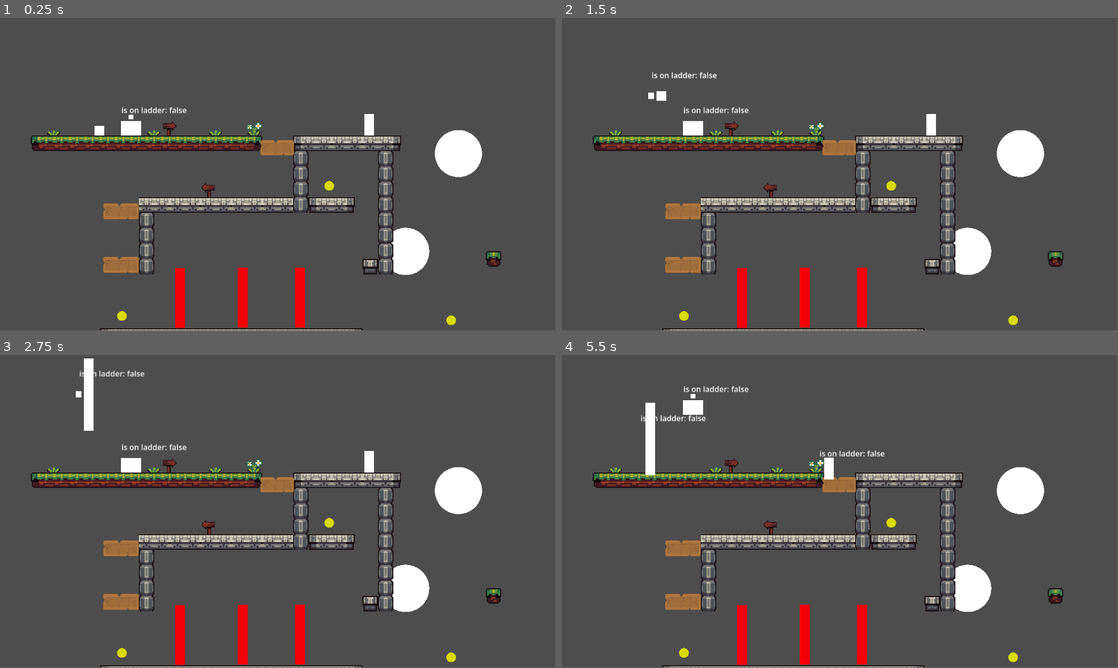
Above: before the commit, frames 1-4 (two rows, left to right).
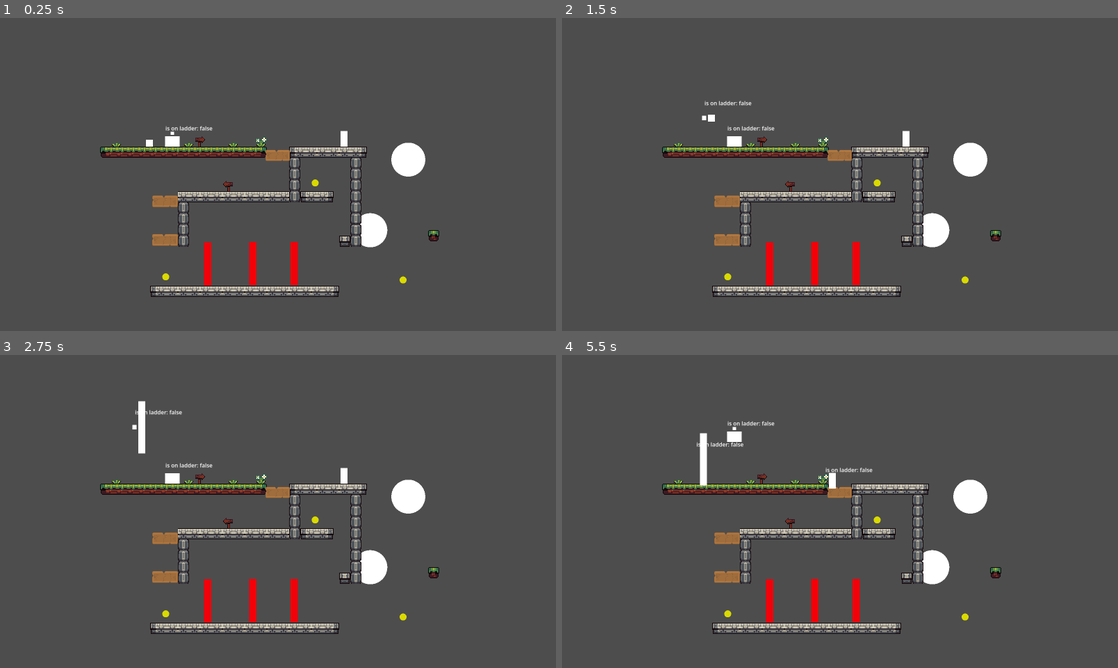
Above: after the commit, the same moments.

Repository: sighyuel/The-Cursed-Little-Pigs
Game: Godot game, scene res://test-stuff/levels/test-level.tscn
Two runs of this game, one before a commit and one after it. Both use one fixed random seed, a clock stepped at 60 frames per second and the inputs below.
Inputs:
- Up to frame 1 (0.25 s): no input
- Up to frame 2 (1.5 s): tap Enter at 0.5 s; hold C (Right Bumper) from 0.53 s (still down); tap Space (A) at 0.6 s; tap Up (ui_up) at 0.77 s; tap Z (B) at 0.8, 1.35 s
- Up to frame 3 (2.75 s): tap Up (ui_up) at 1.52 s; tap X (Y) at 1.55 s; tap Space (A) at 2, 2.3 s; release C (Right Bumper) at 2.03 s; hold Left (ui_left) from 2.03 s (still down); hold X (Y) from 2.03 s (still down)
- Up to frame 4 (5.5 s): release Left (ui_left) at 2.78 s; release X (Y) at 2.78 s; hold C (Right Bumper) 2.78-4.28 s; tap Space (A) at 2.85, 4.55, 5.1 s; tap Up (ui_up) at 3.02, 3.77, 4.52 s; tap Z (B) at 3.05, 3.6, 5.3 s; hold X (Y) 3.53-4.28 s; hold Left (ui_left) 4.28-5.03 s; tap X (Y) at 4.35 s; hold C (Right Bumper) from 5.03 s (still down)
In our replay, the window is 799x449 before the commit and 800x450 after it. These sizes can differ from the game's own. Grey fills any space a smaller window leaves; there, only what the larger window draws over its background counts as a difference.

The runs differ from the first frame. In frame 1, 16% of the frame differs, in the area x 5-91%, y 28-100%; in frame 2, 16%; in frame 3, 16%; in frame 4, 16%, in the area x 5-91%, y 9-100%.

Commit message:
Added boolean

Diff:
--- a/test-project/project.godot
+++ b/test-project/project.godot
@@ -23,6 +23,12 @@
 
 Global_Variables="*uid://c76uokgfhvm1j"
 GlobalSignals="*uid://dgk20kfm7c7ox"
+
+[display]
+
+window/size/viewport_width=1600
+window/size/viewport_height=900
+window/stretch/mode="viewport"
 
 [file_customization]
 
--- a/test-project/scripts/Classes/character_class.gd
+++ b/test-project/scripts/Classes/character_class.gd
@@ -37,6 +37,7 @@
 
 func _ready():
 	add_to_group("character")
+	_on_ladder = false
 
 func _process(_delta):
 	if Input.is_action_just_pressed("Right Bumper"):
--- a/test-project/test-stuff/levels/test-level.tscn
+++ b/test-project/test-stuff/levels/test-level.tscn
@@ -1983,7 +1983,7 @@
 
 [node name="Foreground" type="TileMapLayer" parent="TileMapLayers" unique_id=1674386277]
 texture_filter = 1
-tile_map_data = PackedByteArray("AADl//L/AAAJAAMAAADm//L/AAA …(4815 unchanged characters)… AAAAAAAQD1/+r/AQAAAAAAAgD1//D/AQAAAAAAAQA=")
+tile_map_data = PackedByteArray("AADl//L/AAAJAAMAAADm//L/AAA …(4815 unchanged characters)… AAAAAAAQD1/+r/AQAAAAAAAgD1//D/AQAAAAAAAQD5//D/AQAAAAAAAQD5/+//AQAAAAAAAQD5/+7/AQAAAAAAAQD5/+3/AQAAAAAAAQD5/+z/AQAAAAAAAQD5/+v/AQAAAAAAAQD5/+r/AQAAAAAAAgA=")
 tile_set = SubResource("TileSet_lvb6n")
 
 [node name="Spikes" parent="TileMapLayers" unique_id=639613534 instance=ExtResource("2_iul4n")]
Not shown: 2 places in test-project/test-stuff/levels/test-level.tscn that only renumber resources
